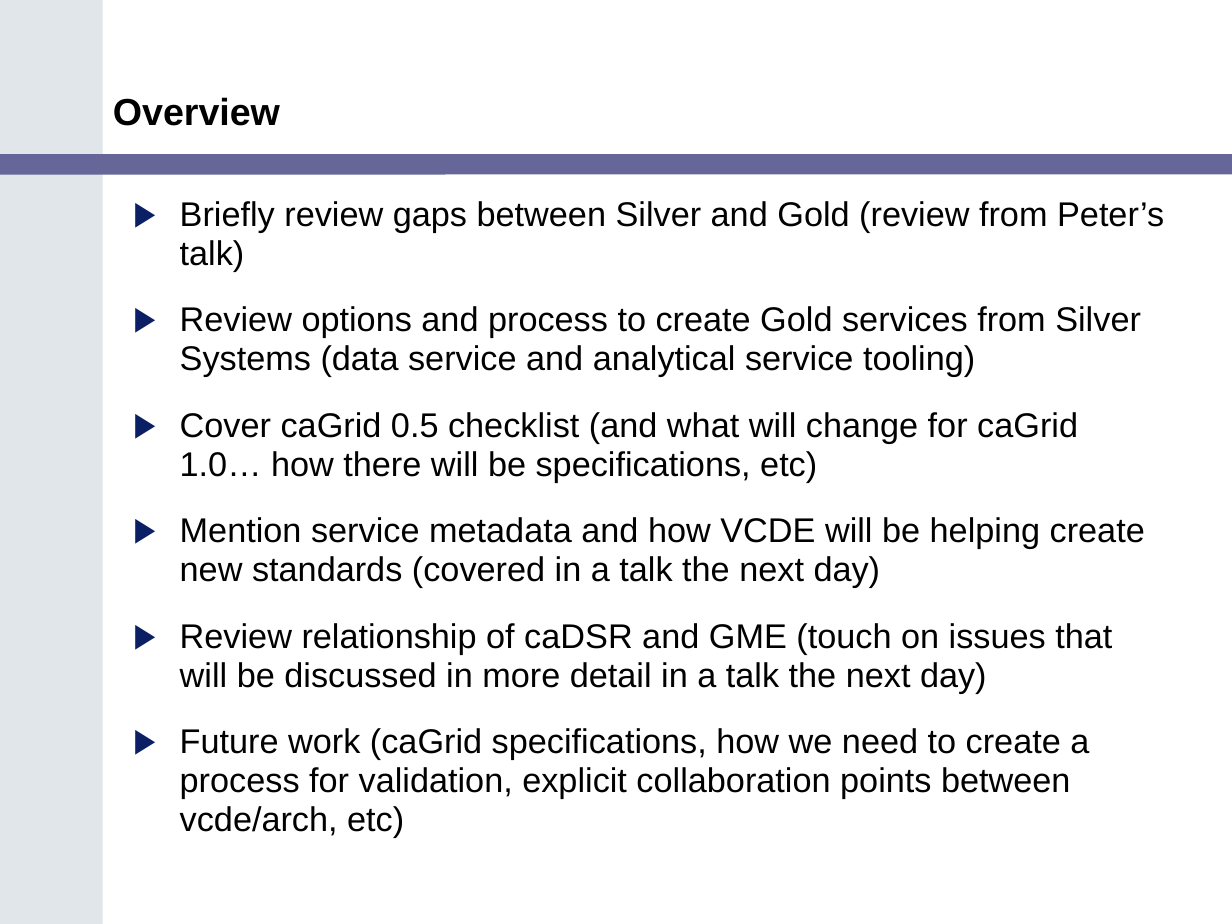
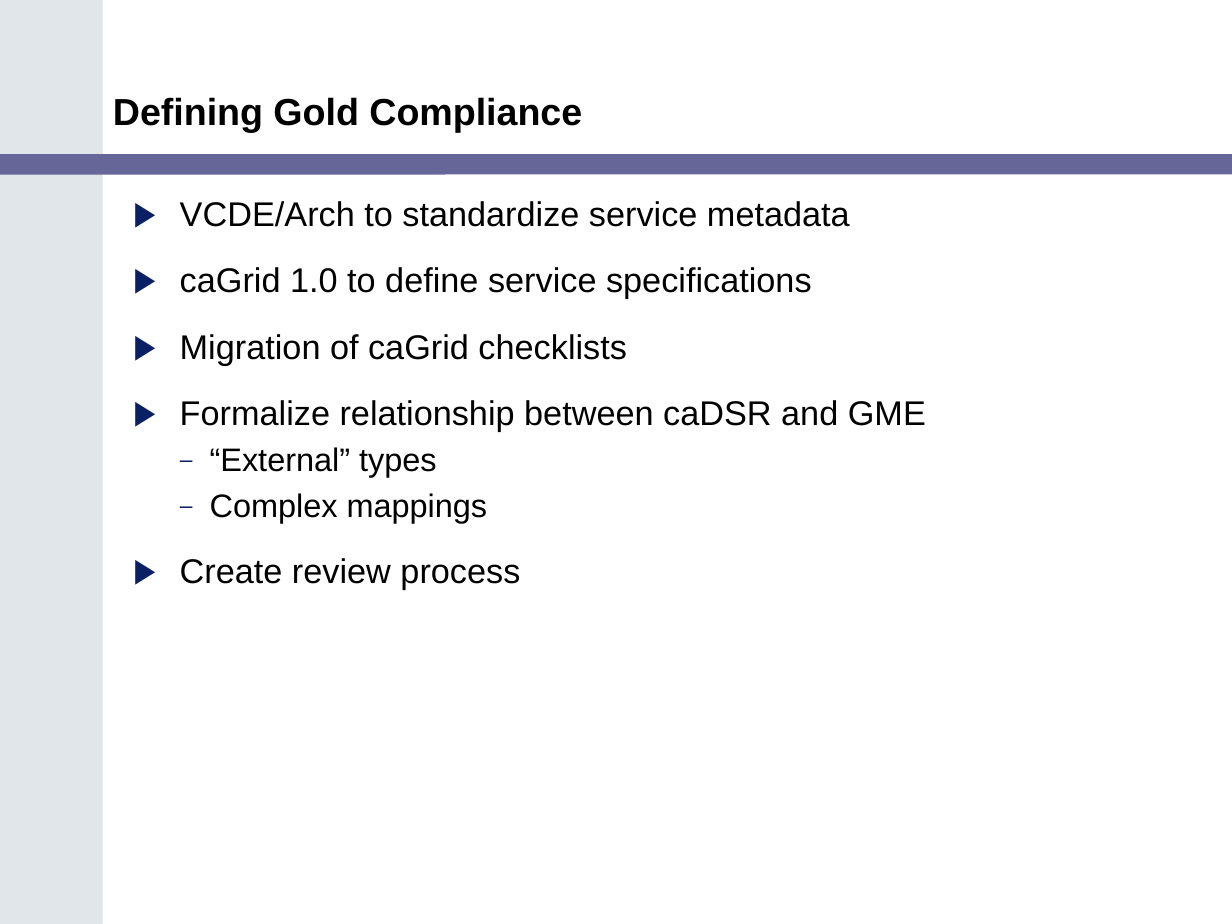
Before and after one commit to NCIP/cagrid-portal, a slide deck: slide 12 of cagrid-1-0/Documentation/presentations/200602_VCDE_ARCH/Gold_Review_Arch_VCDE_Feb1.ppt (slide 2 before the commit). Drawn at 1232x924 pixels with LibreOffice and Linux fonts; fonts in the diff are those of the drawing; background and template pictures are left out. Boxes give left, top, right and bottom in pixels: in the first picture for what was removed or moved away, otherwise in the second. Text is boxed around its words. In the diff, an @@ line names an element or a change of style, - is before the commit and + after.

```diff
--- a/cagrid-1-0/Documentation/presentations/200602_VCDE_ARCH/Gold_Review_Arch_VCDE_Feb1.ppt
+++ b/cagrid-1-0/Documentation/presentations/200602_VCDE_ARCH/Gold_Review_Arch_VCDE_Feb1.ppt
@@ title at (113,97,582,132): text changed @@
-Overview
+Defining Gold Compliance
@@ text at (180,201,926,590): text changed @@
-▶ Briefly review gaps between Silver and Gold (review from Peter’s talk)
-▶ Review options and process to create Gold services from Silver Systems (data service and analytical service tooling)
-▶ Cover caGrid 0.5 checklist (and what will change for caGrid 1.0… how there will be specifications, etc)
-▶ Mention service metadata and how VCDE will be helping create new standards (covered in a talk the next day)
-▶ Review relationship of caDSR and GME (touch on issues that will be discussed in more detail in a talk the next day)
-▶ Future work (caGrid specifications, how we need to create a process for validation, explicit collaboration points between vcde/arch, etc)
+▶ VCDE/Arch to standardize service metadata
+▶ caGrid 1.0 to define service specifications
+▶ Migration of caGrid checklists
+▶ Formalize relationship between caDSR and GME
+  – “External” types
+  – Complex mappings
+▶ Create review process
```
Also in this commit, not shown: 1 other slide changed, 4 slides added, 1 slide removed.
